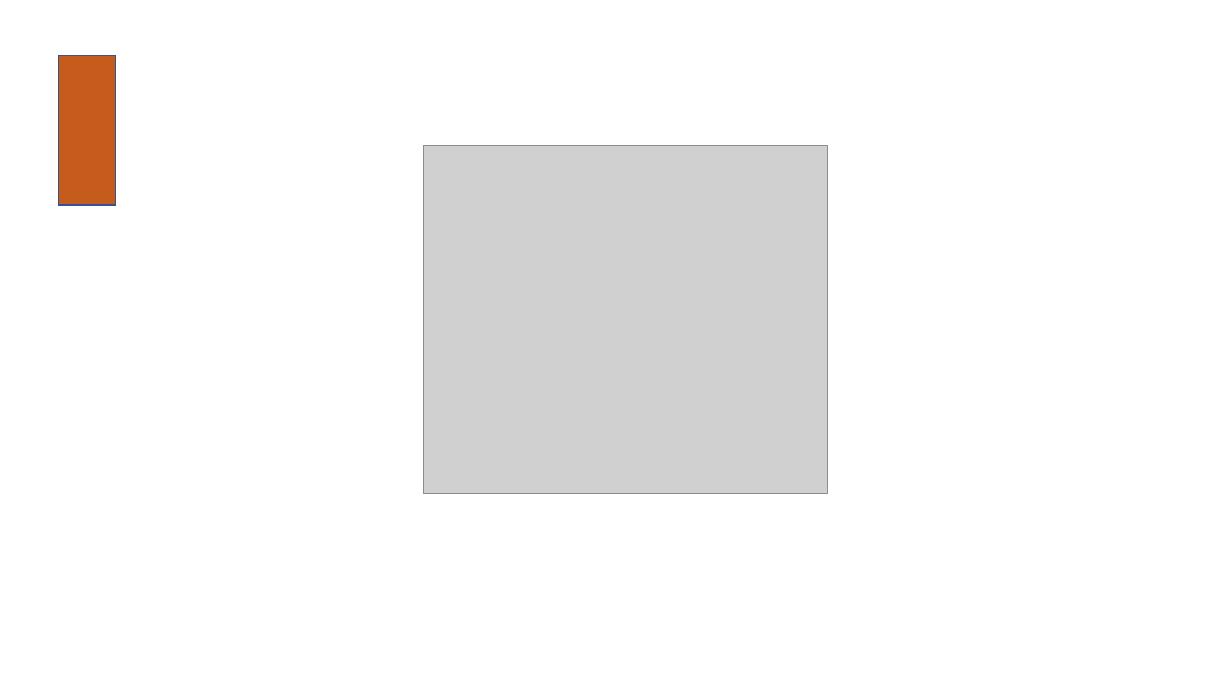
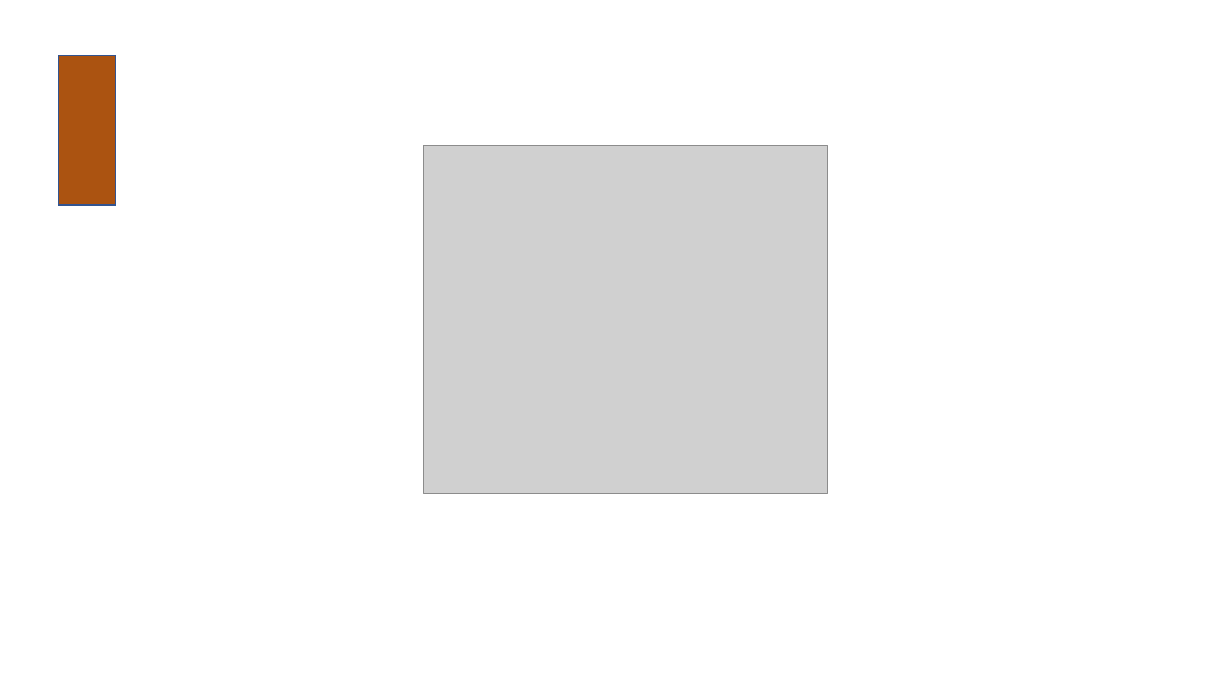
Before and after one commit to schmidte10/j.jtherbio.2025.104089, a slide deck: slide 2 of fish_colors.pptx. Drawn at 1232x693 pixels with LibreOffice and Linux fonts; fonts in the diff are those of the drawing; grey boxes stand for pictures. Boxes give left, top, right and bottom in pixels: in the first picture for what was removed or moved away, otherwise in the second. Text is boxed around its words. In the diff, an @@ line names an element or a change of style, - is before the commit and + after.

```diff
--- a/fish_colors.pptx
+++ b/fish_colors.pptx
@@ rectangle at bbox=[59, 55, 116, 204]: fill #C65C1B to #AB5311 @@
```
Also in this commit, not shown: 1 other slide changed, 40 other files.
